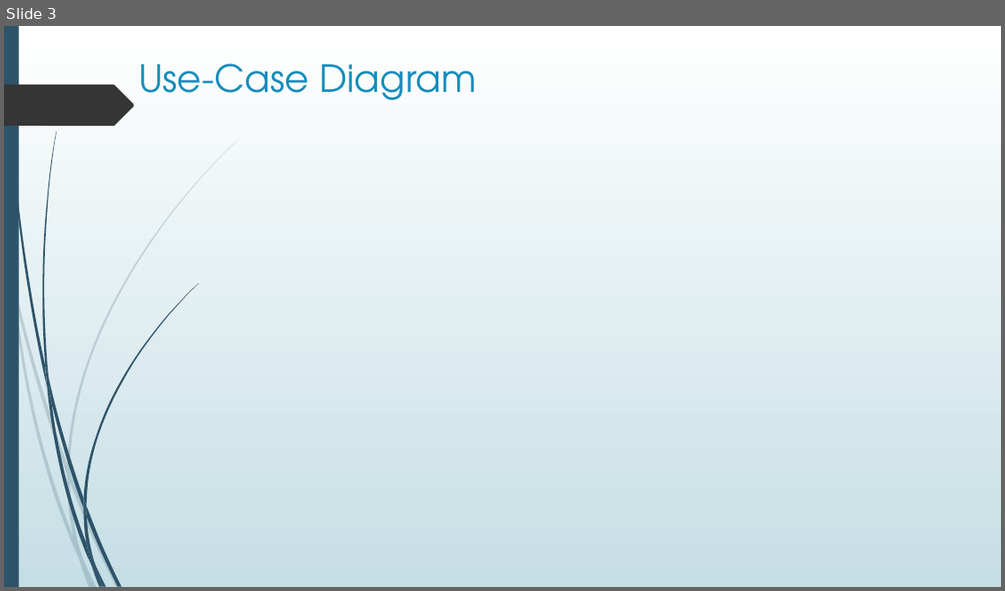
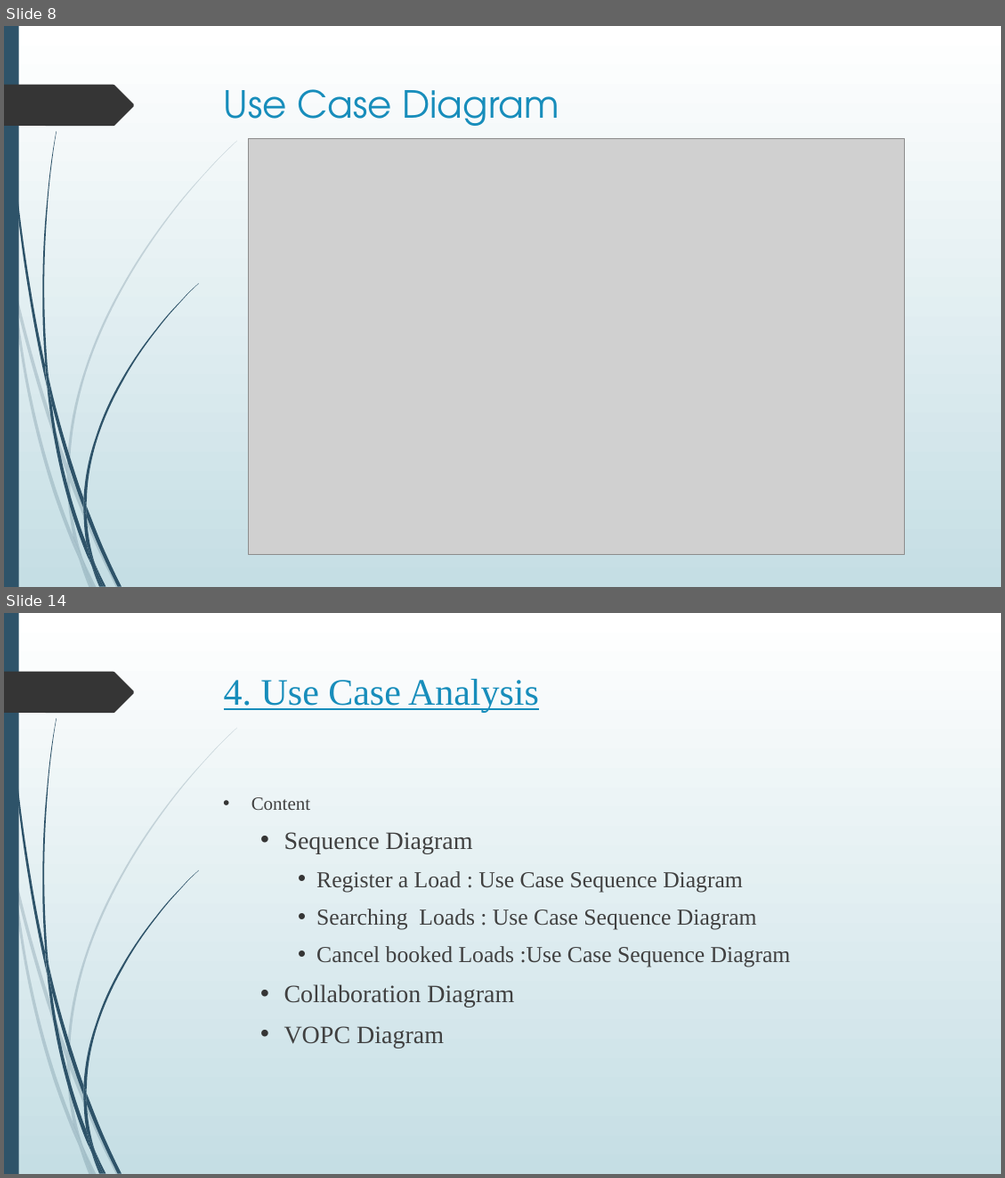
Before and after one commit to robel921/SE-TruckingCompanyMS, a slide deck: Documents/Project_Presentation1.pptx. Shown one above the other, each under a label of ours: slide 3 before the commit, slides 8 and 14 after it; the slides between them are not shown. The pictures are 1005x591 and 1005x1178 pixels, drawn with LibreOffice and Linux fonts; fonts in the diff are those of the drawing; grey boxes stand for pictures. Boxes give left, top, right and bottom in pixels: in the first picture for what was removed or moved away, otherwise in the second. Text is boxed around its words. In the diff, an @@ line names an element or a change of style, - is before the commit and + after.

```diff
--- a/Documents/Project_Presentation1.pptx
+++ b/Documents/Project_Presentation1.pptx
@@ slide 14 added at (4,613,1001,1174), background gradient #FFFFFF to #C5DEE5; not listed: 24 template elements that a slide beside it also shows @@
@@ title added at (224,679,539,712), 36 pt, text #178DBB, underline @@
+4. Use Case Analysis
@@ text added at (251,797,791,1047), 22 pt, text #404040 @@
+• Content
+  • Sequence Diagram
+    • Register a Load : Use Case Sequence Diagram
+    • Searching Loads : Use Case Sequence Diagram
+    • Cancel booked Loads :Use Case Sequence Diagram
+  • Collaboration Diagram
+  • VOPC Diagram
@@ what was slide 3 is now slide 8 @@
@@ slide 8 changed as well @@
@@ title at (224,89,559,126): text changed @@
-Use-Case Diagram
+Use Case Diagram
@@ picture added at (249,138,905,555) @@
```
Also in this commit, not shown: 1 other slide changed, 17 other slides added, 2 slides removed.
